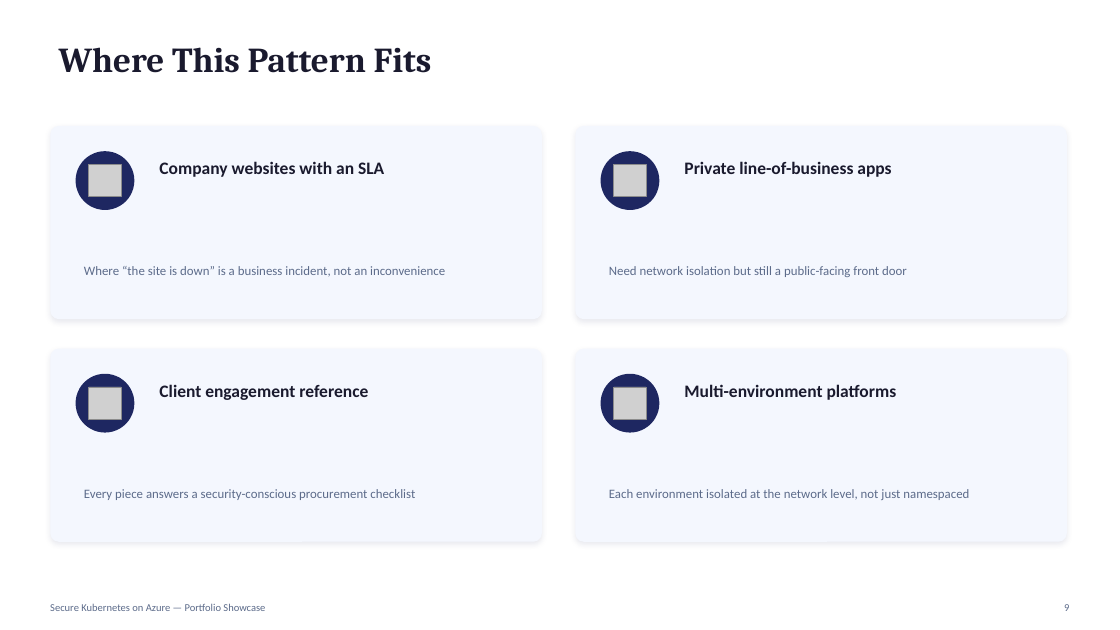
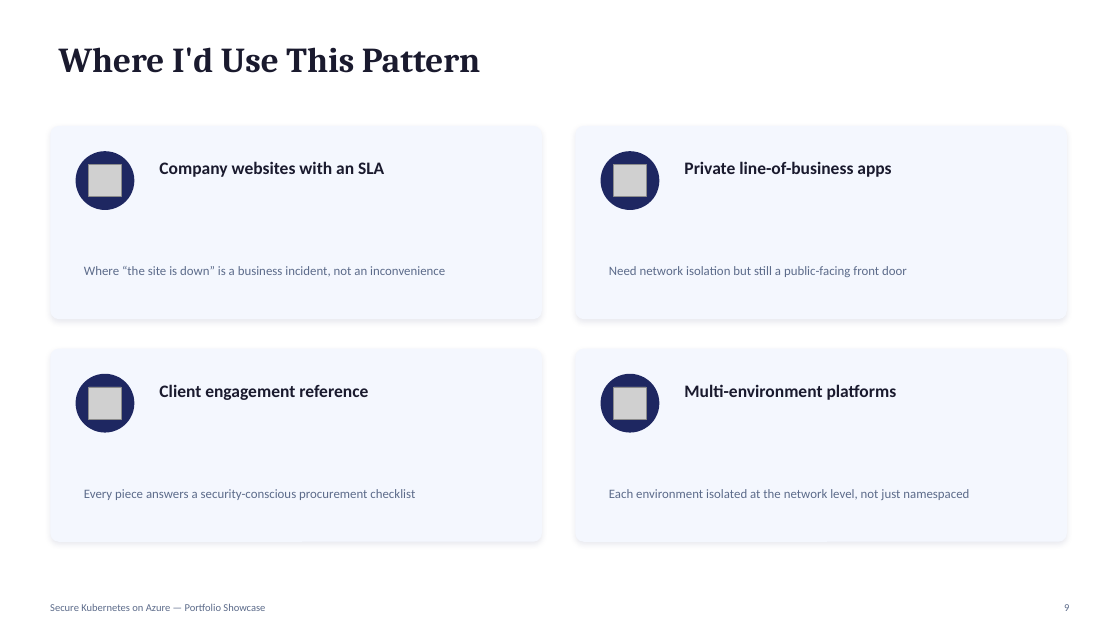
Before and after one commit to sufideen/az-ent-sec-dashboard, a slide deck: slide 9 of docs/webplat-kubernetes-showcase.pptx. Drawn at 1120x630 pixels with LibreOffice and Linux fonts; fonts in the diff are those of the drawing; grey boxes stand for pictures. Boxes give left, top, right and bottom in pixels: in the first picture for what was removed or moved away, otherwise in the second. Text is boxed around its words. In the diff, an @@ line names an element or a change of style, - is before the commit and + after.

```diff
--- a/docs/webplat-kubernetes-showcase.pptx
+++ b/docs/webplat-kubernetes-showcase.pptx
@@ text at <box>59,47,480,73</box>: text changed @@
-Where This Pattern Fits
+Where I'd Use This Pattern
```
Also in this commit, not shown: 10 other slides changed, 4 other files.
